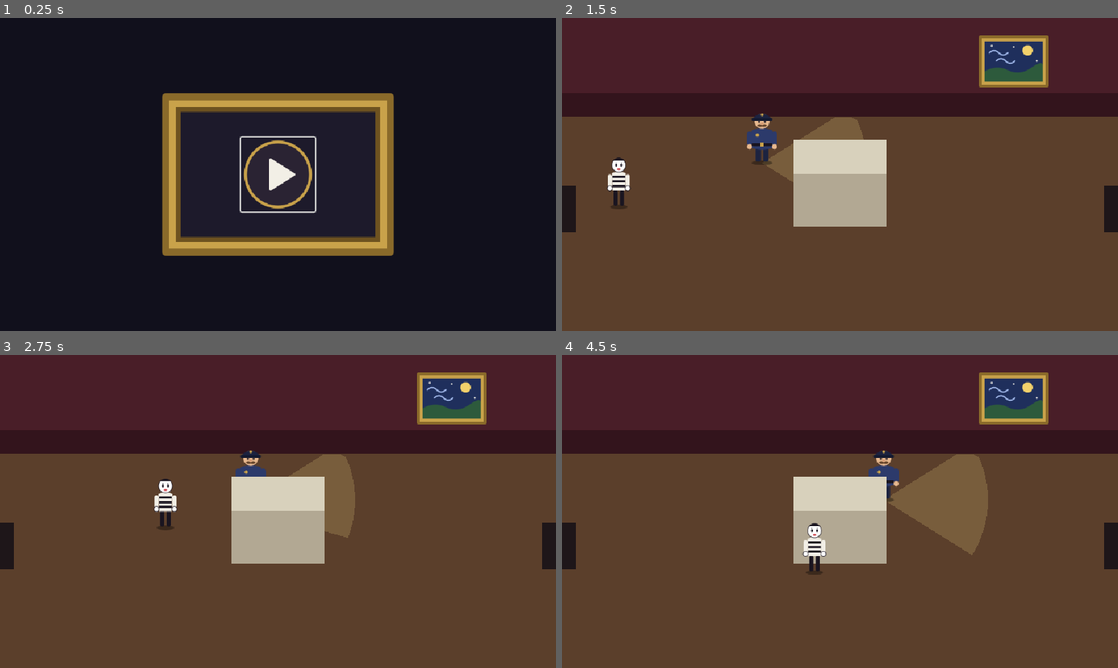
Above: before the commit, frames 1-4 (two rows, left to right).
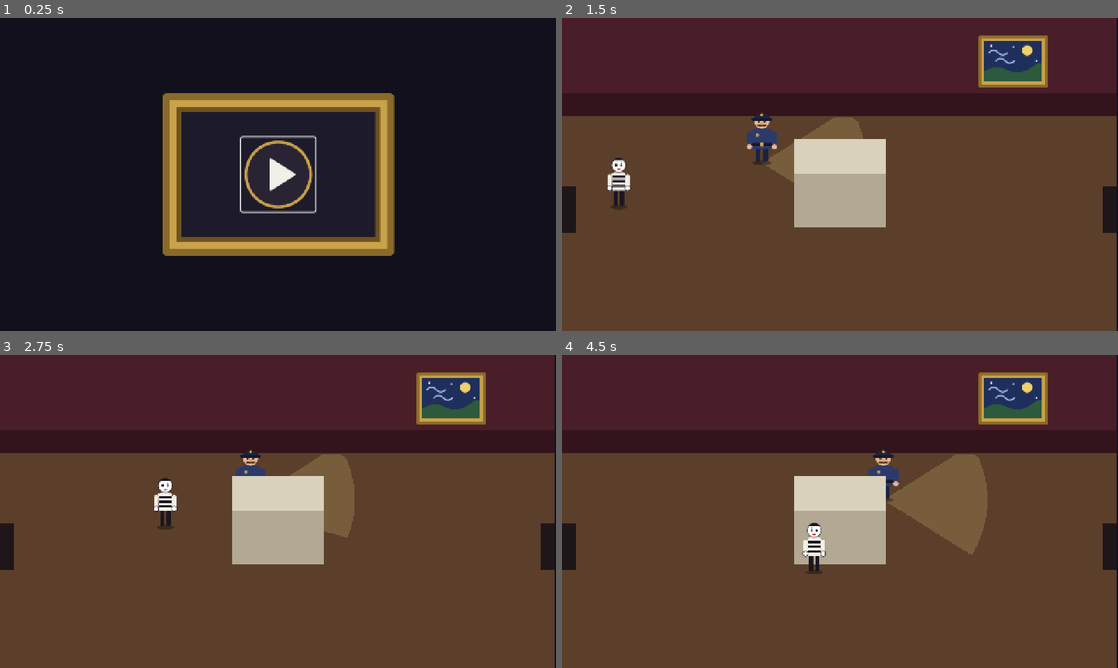
Above: after the commit, the same moments.

Repository: linostar/after-hours
Game: Godot game, scene res://scenes/title.tscn
Two runs of this game, one before a commit and one after it. Both use one fixed random seed, a clock stepped at 60 frames per second and the inputs below.
Inputs (mouse positions are in pixels of both pictures, inside the frame that each line leads up to):
- Up to frame 1 (0.25 s): no input
- Up to frame 2 (1.5 s): click (840, 174) at 0.5 s; drag from (840, 174) to (895, 105) at 1.27 s
- Up to frame 3 (2.75 s): drag from (166, 527) to (250, 574) at 2.02 s
- Up to frame 4 (4.5 s): move the mouse to (895, 442) at 2.77 s; click (895, 442) at 2.92 s; drag from (812, 574) to (673, 464) at 3.52 s; move the mouse to (1006, 558) at 4.27 s; click (1006, 558) at 4.42 s

The runs differ from the first frame. In frame 1, 1.7% of the frame differs, in the area x 29-71%, y 24-76%; in frame 2, 1.2%; in frame 3, 1.1%; in frame 4, 1.2%.

Commit message:
fix: size the desktop window to the screen
The 960x540 base opened as a 480x270-point window on Retina screens, where
window sizes count physical pixels. Game now opens the window at 85% of the
usable screen, 16:9, centred; web and headless runs are untouched.

Claude-Session: https://claude.ai/code/session_01LnW7A8GppA7riq12AojToP

Diff:
--- a/afterhours/scripts/game.gd
+++ b/afterhours/scripts/game.gd
@@ -12,6 +12,9 @@
 const AUTOLOAD_PATH := ^"/root/Game"
 ## Seconds to fade out, and again to fade in, on a screen change.
 const FADE_TIME := 0.25
+## A desktop window opens at this share of the usable screen, kept 16:9 (the 960x540 base
+## is tiny on a high-DPI screen, where window sizes count physical pixels).
+const WINDOW_SCREEN_SHARE := 0.85
 
 ## Emitted when a goto's fade-in has finished.
 signal transition_finished(flow: Flow)
@@ -31,6 +34,24 @@
 
 @onready var _error_badge: TextureRect = $ErrorLayer/ErrorBadge
 @onready var _cover: ColorRect = $CoverLayer/Cover
+
+
+func _ready() -> void:
+	_fit_window()
+
+
+## Grows the desktop window to WINDOW_SCREEN_SHARE of the usable screen at 16:9 and centres
+## it. The web canvas fills its page and headless runs have no screen, so both are skipped.
+func _fit_window() -> void:
+	if OS.has_feature("web") or DisplayServer.get_name() == "headless":
+		return
+	var window := get_window()
+	var usable := DisplayServer.screen_get_usable_rect(window.current_screen)
+	var base := Vector2(window.content_scale_size)
+	var scale := minf(usable.size.x / base.x, usable.size.y / base.y) * WINDOW_SCREEN_SHARE
+	window.size = Vector2i(base * scale)
+	window.position = usable.position + Vector2i(Vector2(usable.size - window.size) / 2.0)
+	print("[Game] Window %s on a usable screen of %s" % [window.size, usable.size])
 
 
 ## Changes to `flow`'s scene behind a fade (touches are blocked until it has faded in).
